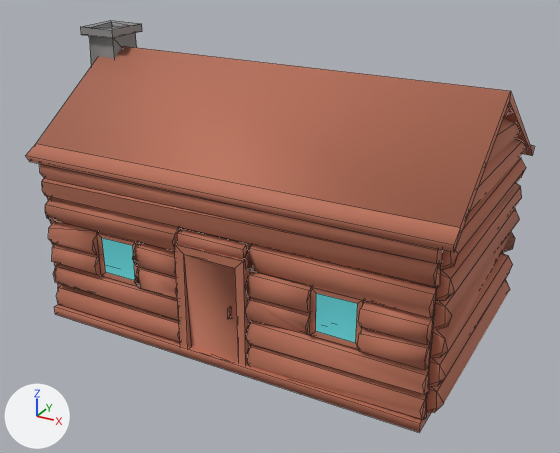
An edit to the FBX model LevelEditor/Content/Mesh/spawningcabin.fbx, drawn before and after from the same camera.
Both versions are drawn from a 50 mm lens placed at (0.0489, -0.0835, 0.0567), pointed at (0.0004, 0.0045, 0.0127). The lights are fixed; the arrows at lower left show +X, +Y and +Z. Mesh edges are drawn as thin lines. Where no turn or scale is listed for an object, it has been applied to the vertices.
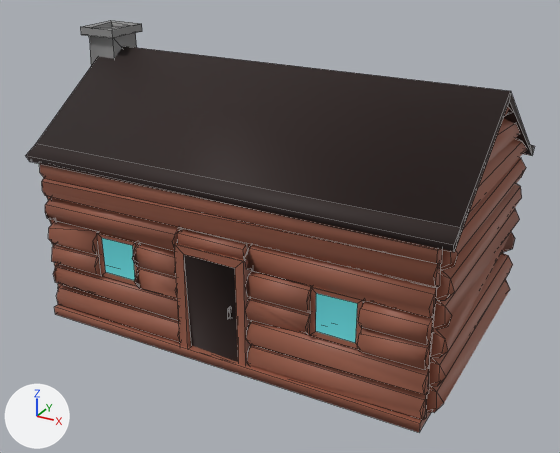
The newer file is also rescaled (x100.0) as a whole; pictures and numbers use the older file's frame.

Changed parts and their boxes [x1, y1, x2, y2] in the pictures (560 x 453 px):
'Cube', recoloured: [26, 26, 535, 432] in both
part 1 of me_cube_000, recoloured (brown to black): [26, 46, 535, 362] in both

Patch to the scene script:
```diff
--- a/LevelEditor/Content/Mesh/spawningcabin.fbx.py
+++ b/LevelEditor/Content/Mesh/spawningcabin.fbx.py
@@ mat_wood @@
 mat_wood = principled_material('wood')
-mat_wood.base_color = (0.497, 0.165, 0.1)  # orange #bb7159
+mat_wood.base_color = (0.311, 0.105, 0.0637)  # brown #975b47
 mat_wood.roughness = 0.762
@@ mat_roof_and_door @@
+mat_roof_and_door = principled_material('roof and door')
+mat_roof_and_door.base_color = (0.0172, 0.00552, 0.00414)  # black #23110d
+mat_roof_and_door.roughness = 0.69
@@ me_cube_000 @@
 me_cube_000.from_pydata(...)  # 736 vertices, 576 faces; spans x -0.0328..0.0299, y -0.0124..0.0249, z -0.0012..0.038
 # used by ob_cube; location = (0.0, 0.0, 0.0)
+# me_cube_000 part 1: 27 of the faces centred in x -0.0297..0.0298, y -0.012..0.0246, z 0.0063..0.0298 switch from mat_wood (orange #bb7159) to mat_roof_and_door (black #23110d)
 me_cube_000.materials.append(mat_stonegrey)
```
